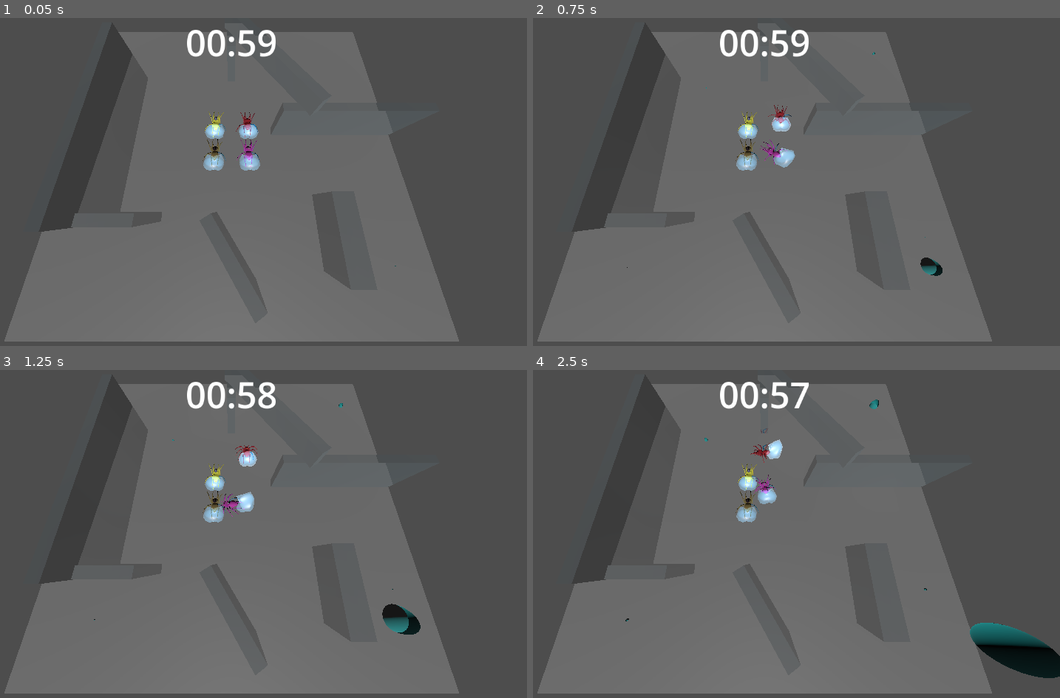
Above: before the commit, frames 1-4 (two rows, left to right).
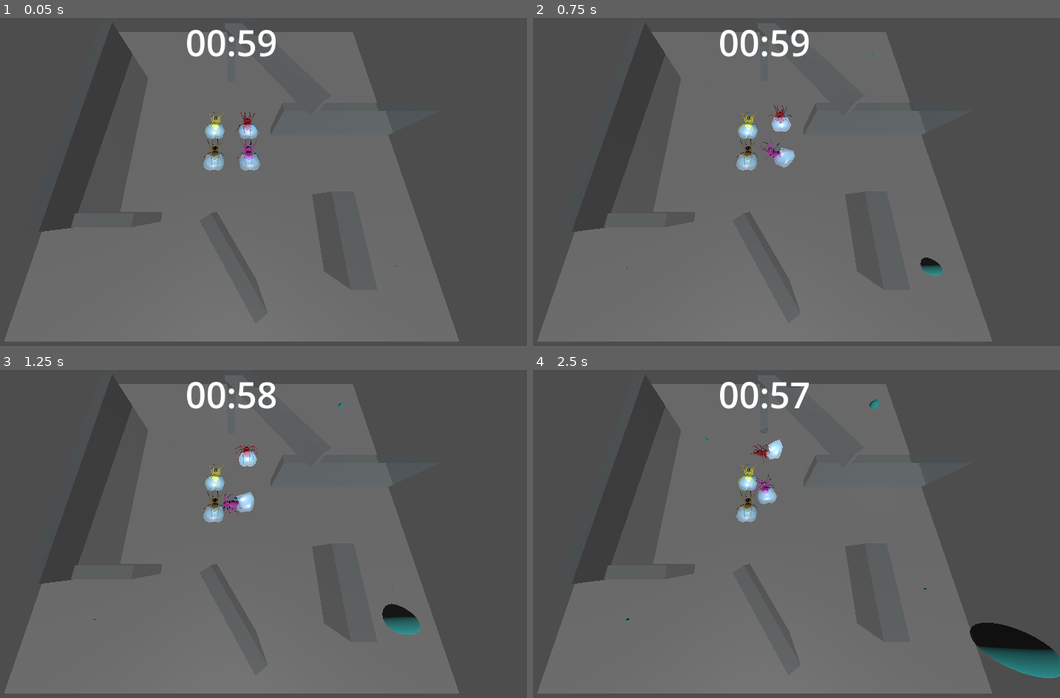
Above: after the commit, the same moments.

Repository: justfordoener/ggj_2025
Game: Godot game, scene res://scenes/level_test_menu.tscn
The game is run twice, just before and just after one commit, with the same random seed, the same clock (stepped at 60 frames per second) and the same inputs. This scene is started directly instead of the project's main scene.
Inputs (mouse positions are in pixels of both pictures, inside the frame that each line leads up to):
- Up to frame 1 (0.05 s): no input
- Up to frame 2 (0.75 s): tap Enter (ui_accept) at 0.5 s; move the mouse to (733, 250) at 0.52 s; hold W (move_up) from 0.53 s (still down); hold F from 0.53 s (still down); click (733, 250) at 0.67 s
- Up to frame 3 (1.25 s): keep holding W (move_up); keep holding F; tap Enter (ui_accept) at 0.77 s
- Up to frame 4 (2.5 s): release W (move_up) at 1.25 s; release F at 1.25 s; drag from (944, 586) to (733, 602) at 1.27 s; move the mouse to (585, 484) at 2.02 s; hold A (move_left) from 2.03 s (still down); hold T from 2.03 s (still down)

Frame 1 is identical in both runs. In frame 2, less than 0.1% of the frame differs, in the area x 32-78%, y 10-79%; in frame 3, 0.2%; in frame 4, 1.6%, in the area x 17-100%, y 8-94%.

Commit message:
final stuff

Diff:
--- a/scenes/bubble.tscn
+++ b/scenes/bubble.tscn
@@ -7,6 +7,7 @@
 [sub_resource type="StandardMaterial3D" id="StandardMaterial3D_2mab6"]
 transparency = 1
 cull_mode = 2
+depth_draw_mode = 1
 albedo_color = Color(0, 0.588235, 0.588235, 0.792157)
 
 [sub_resource type="SphereShape3D" id="SphereShape3D_o55fl"]
--- a/scenes/level_test.tscn
+++ b/scenes/level_test.tscn
@@ -37,16 +37,17 @@
 fov = 112.5
 
 [node name="DirectionalLight3D" type="DirectionalLight3D" parent="."]
-transform = Transform3D(1, 0, 0, 0, 0.877004, 0.480484, 0, -0.480484, 0.877004, 0.618181, 1.19974, 1.39068)
+transform = Transform3D(1, 0, 0, 0, 0.877004, 0.480484, 0, -0.480484, 0.877004, 0.618181, 5.50135, 1.39068)
 
 [node name="DirectionalLight3D2" type="DirectionalLight3D" parent="."]
-transform = Transform3D(0.826216, 0.270682, -0.494063, 0, 0.877004, 0.480484, 0.563353, -0.396984, 0.724595, -5.03799, 2.64538, 1.39068)
+transform = Transform3D(0.826216, 0.270682, -0.494063, 0, 0.877004, 0.480484, 0.563353, -0.396984, 0.724595, -5.03799, 5.4717, 1.39068)
 
 [node name="DirectionalLight3D3" type="DirectionalLight3D" parent="."]
-transform = Transform3D(0.724015, -0.33143, 0.604943, 2.91008e-08, 0.877004, 0.480484, -0.689784, -0.347878, 0.634964, 4.18417, 2.64538, 1.39068)
+transform = Transform3D(0.724015, -0.33143, 0.604943, 2.91008e-08, 0.877004, 0.480484, -0.689784, -0.347878, 0.634964, 4.18417, 5.5754, 1.39068)
 
 [node name="DirectionalLight3D4" type="DirectionalLight3D" parent="."]
-transform = Transform3D(-0.859478, -0.24561, 0.448301, -1.30337e-08, 0.877004, 0.480484, -0.511173, 0.412965, -0.753765, 0.406433, 2.64538, -2.62446)
+transform = Transform3D(-0.859478, -0.24561, 0.448301, -1.30337e-08, 0.877004, 0.480483, -0.511173, 0.412965, -0.753765, 0.406433, 4.86182, -2.62446)
+visible = false
 
 [node name="spiders" type="Node3D" parent="."]
 
--- a/scenes/shader_overlay.tscn
+++ b/scenes/shader_overlay.tscn
@@ -16,9 +16,9 @@
 
 [sub_resource type="ShaderMaterial" id="ShaderMaterial_3i5j3"]
 shader = ExtResource("1_n0mbw")
-shader_parameter/color = Color(0.67451, 0.827451, 0.972549, 0.392157)
+shader_parameter/color = Color(0.708622, 0.931398, 0.885421, 0.027451)
 shader_parameter/speed = Vector2(0.02, 0.02)
-shader_parameter/strength = 2.0
+shader_parameter/strength = 1.0
 shader_parameter/fast_noise = SubResource("NoiseTexture2D_ba3j5")
 
 [node name="ShaderOverlay" type="Control"]
@@ -30,6 +30,7 @@
 grow_vertical = 2
 
 [node name="ColorRect" type="ColorRect" parent="."]
+texture_filter = 5
 material = SubResource("ShaderMaterial_3i5j3")
 layout_mode = 1
 anchors_preset = 15
--- a/scenes/water_shader.gdshader
+++ b/scenes/water_shader.gdshader
@@ -14,7 +14,7 @@
 	// Called for every pixel the material is visible on.
 	vec2 uv = UV + speed * TIME;
 	vec2 noise = texture(fast_noise, uv).rg;
-	COLOR = vec4(color.r, color.g, color.b, 1) + vec4(noise.x, noise.y, 0.8, 1);
+	COLOR = vec4(color.r, color.g, color.b, 0.1) + vec4(noise.x / 2.0, noise.y / 2.0, 0.8, 1);
 	COLOR *= texture(screen_content, SCREEN_UV + noise * (strength/100.0));
 
 }
